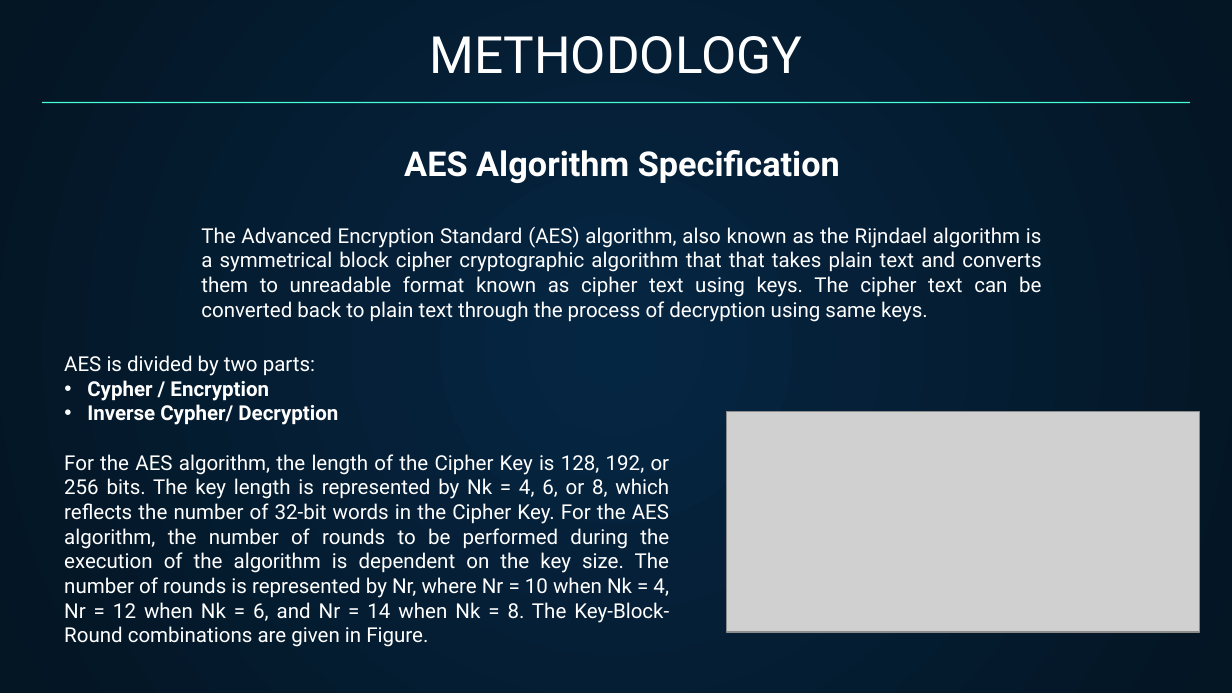
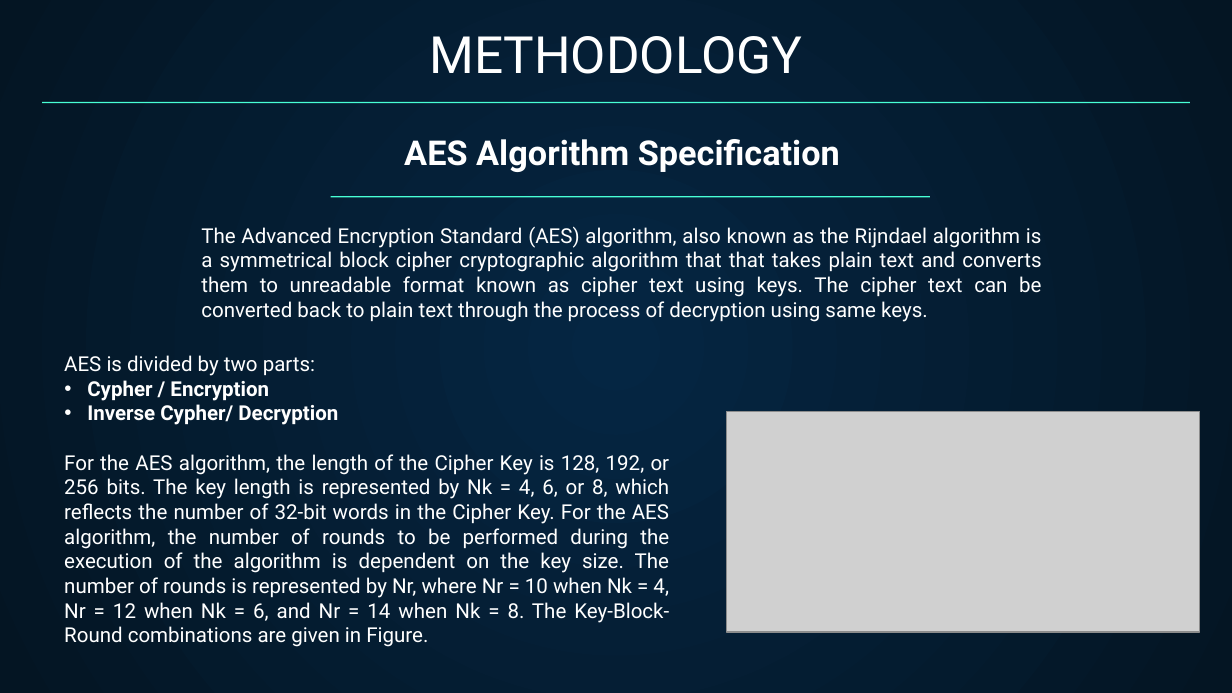
Before and after one commit to Tarequl-islam/Data-Encryption-using-AES, a slide deck: slide 6 of AES Project Presentation.pptx. Drawn at 1232x693 pixels with LibreOffice and Linux fonts; fonts in the diff are those of the drawing; grey boxes stand for pictures. Boxes give left, top, right and bottom in pixels: in the first picture for what was removed or moved away, otherwise in the second. Text is boxed around its words. In the diff, an @@ line names an element or a change of style, - is before the commit and + after.

```diff
--- a/AES Project Presentation.pptx
+++ b/AES Project Presentation.pptx
@@ text "AES Algorithm Specification": place and size @@
-text "AES Algorithm Specification" at (404, 150, 840, 183)
+text "AES Algorithm Specification" at (404, 139, 840, 172)
@@ freeform shape added at (330, 197, 929, 197), outline #48FFD5 0.74 pt @@
```
Also in this commit, not shown: 12 other slides changed.
